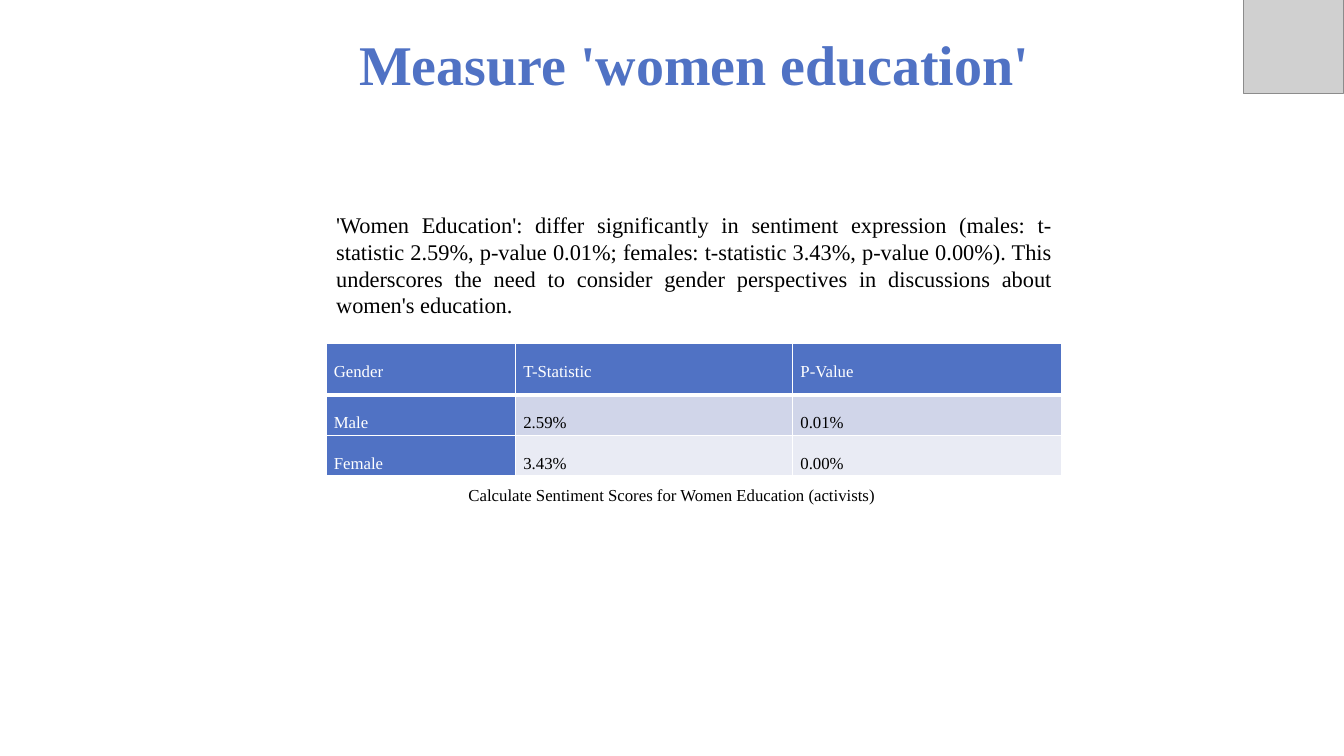
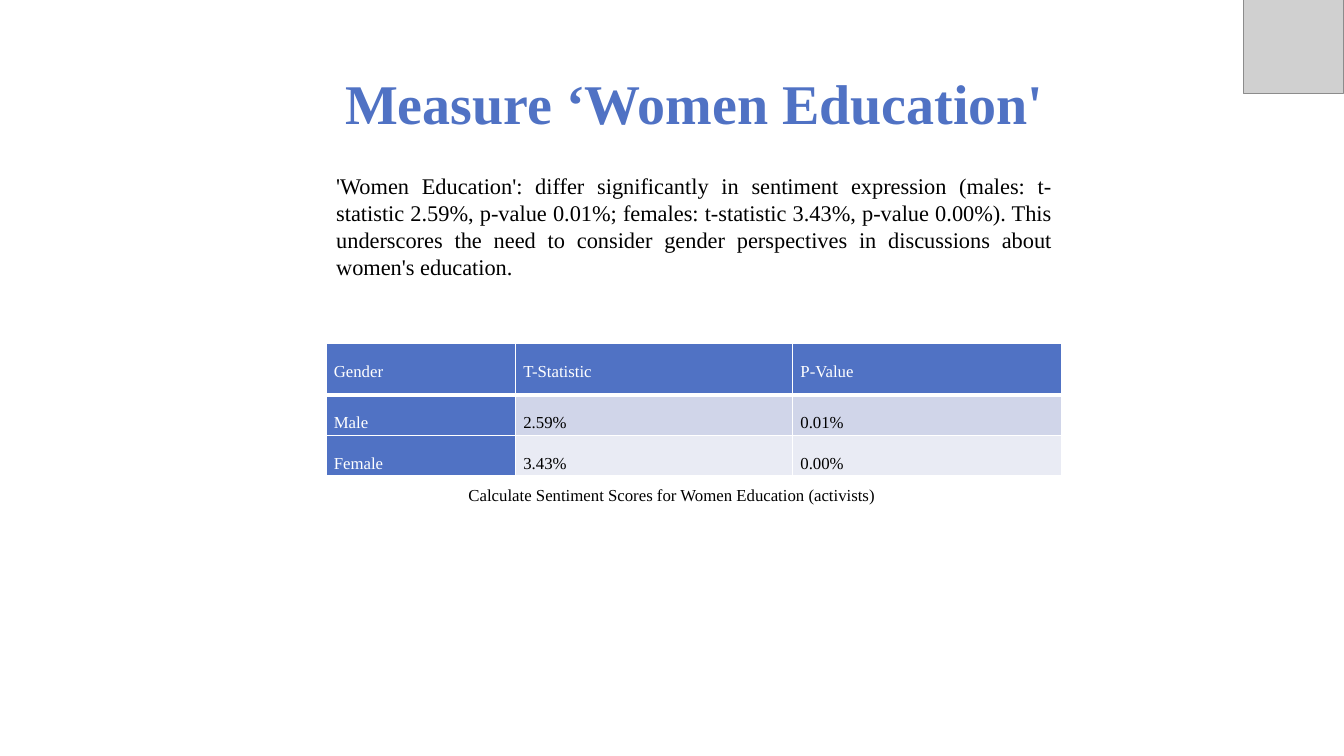
Before and after one commit to Saboor-Hamedi/Master-Thesis, a slide deck: slide 16 of thesis presentation/Thesis Presetation.pptx (slide 19 before the commit). Drawn at 1344x756 pixels with LibreOffice and Linux fonts; fonts in the diff are those of the drawing; grey boxes stand for pictures; background and template pictures are left out. Boxes give left, top, right and bottom in pixels: in the first picture for what was removed or moved away, otherwise in the second. Text is boxed around its words. In the diff, an @@ line names an element or a change of style, - is before the commit and + after.

```diff
--- a/thesis presentation/Thesis Presetation.pptx
+++ b/thesis presentation/Thesis Presetation.pptx
@@ text at bbox=[345, 85, 1043, 125]: text changed @@
-Measure 'women education'
+Measure ‘Women Education'
@@ text "'Women Education': differ significantly in ...": place and size @@
-text "'Women Education': differ significantly in ..." at bbox=[336, 217, 1052, 314]
+text "'Women Education': differ significantly in ..." at bbox=[336, 178, 1052, 276]
```
Also in this commit, not shown: 15 other slides changed, 2 slides added, 4 slides removed.
